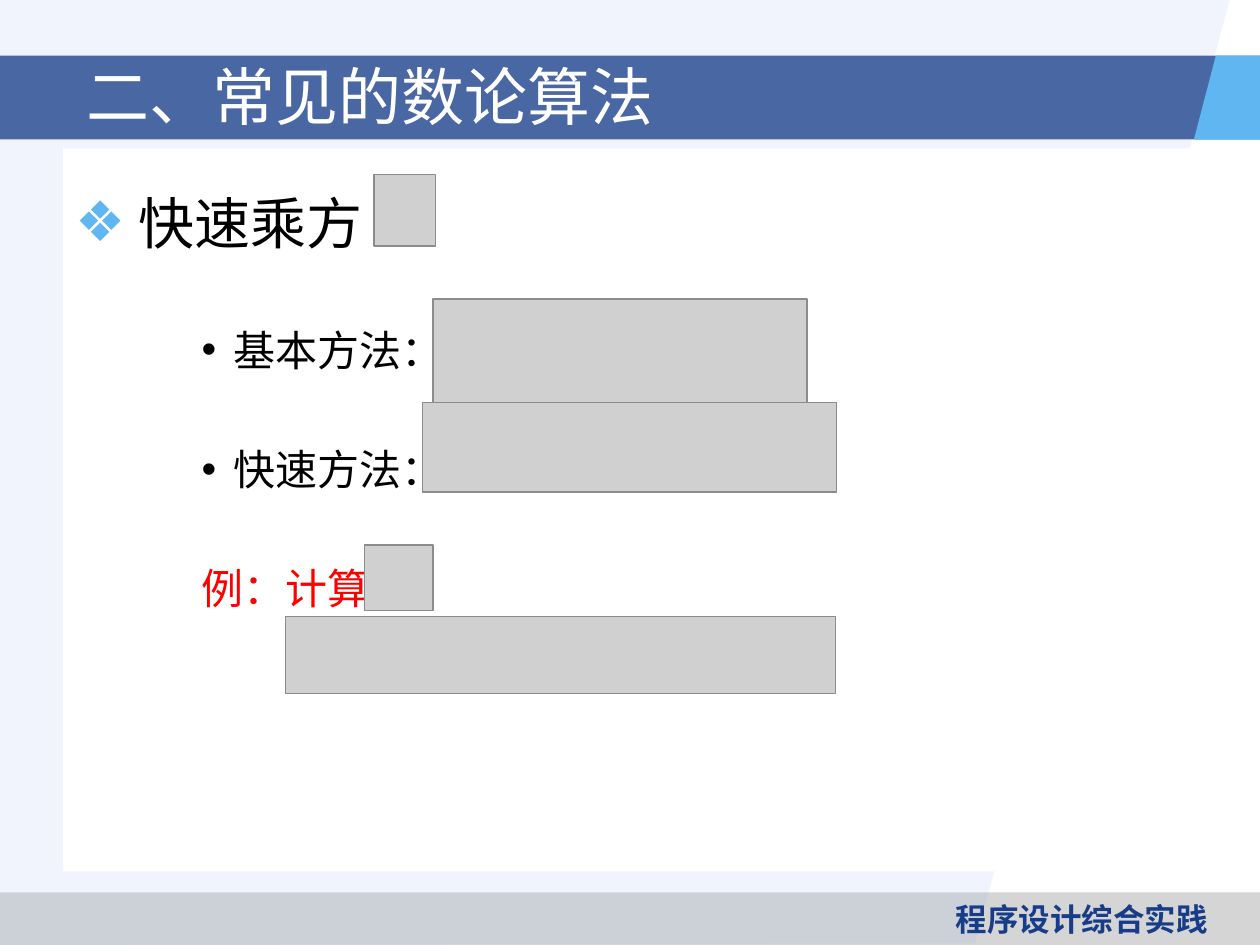
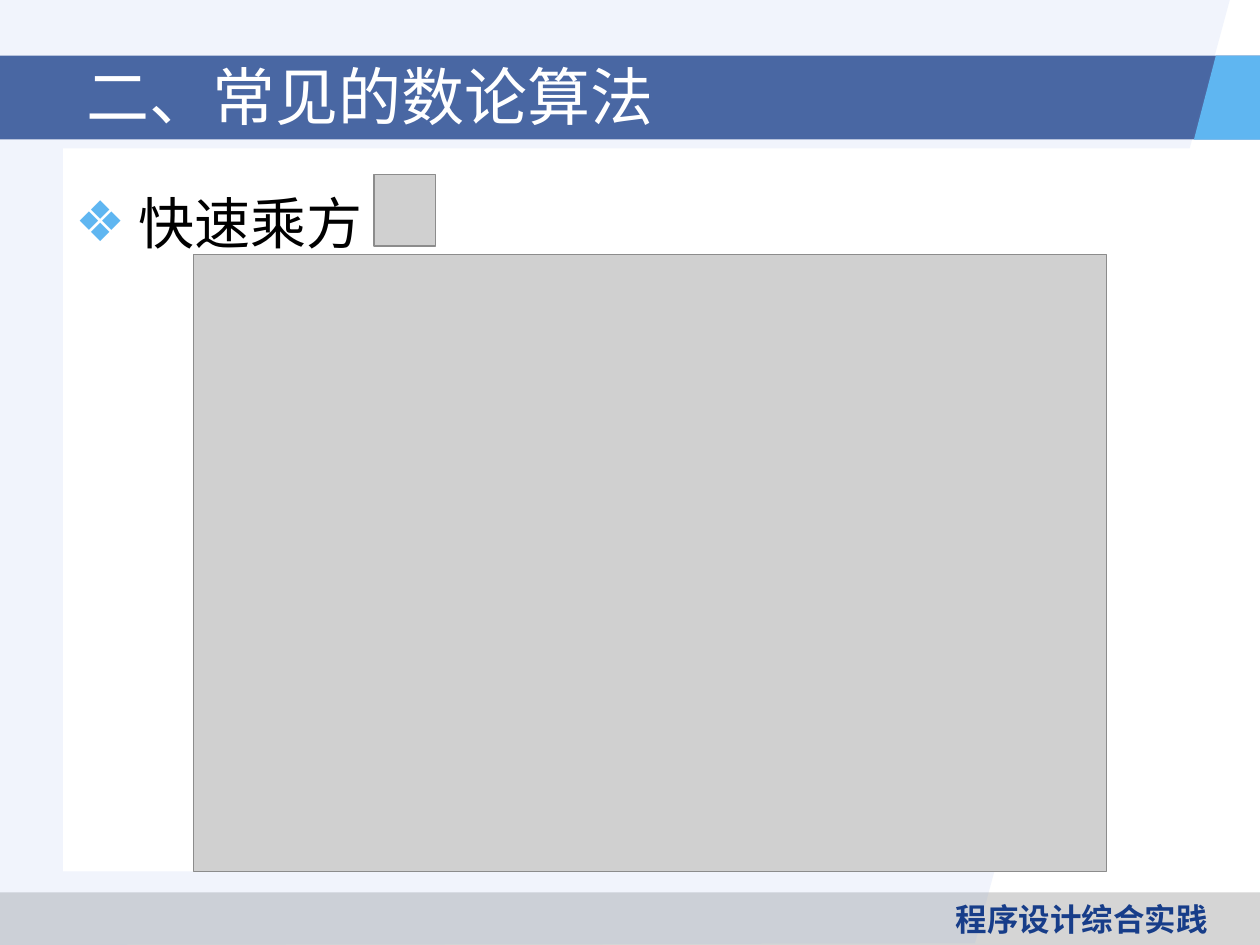
Before and after one commit to heyuantao/ProgrammingPracticeCourse, a slide deck: slide 10 of 课件/第三讲： 数论.pptx. Drawn at 1260x945 pixels with LibreOffice and Linux fonts; fonts in the diff are those of the drawing; grey boxes stand for pictures; background and template pictures are left out. Boxes give left, top, right and bottom in pixels: in the first picture for what was removed or moved away, otherwise in the second. Text is boxed around its words. In the diff, an @@ line names an element or a change of style, - is before the commit and + after.

Commit message:
change

```diff
--- a/课件/第三讲： 数论.pptx
+++ b/课件/第三讲： 数论.pptx
@@ picture added at (194, 255, 1106, 872) @@
@@ picture removed at (433, 299, 808, 423) @@
@@ text at (202, 324, 443, 615): paragraphs removed @@
-    • 基本方法： ；
-    • 快速方法： ；
-    例：计算 。
@@ picture removed at (422, 402, 837, 491) @@
@@ picture removed at (364, 546, 433, 611) @@
@@ picture removed at (286, 616, 837, 693) @@
```
Also in this commit, not shown: 1 other slide changed, 6 slides removed.
